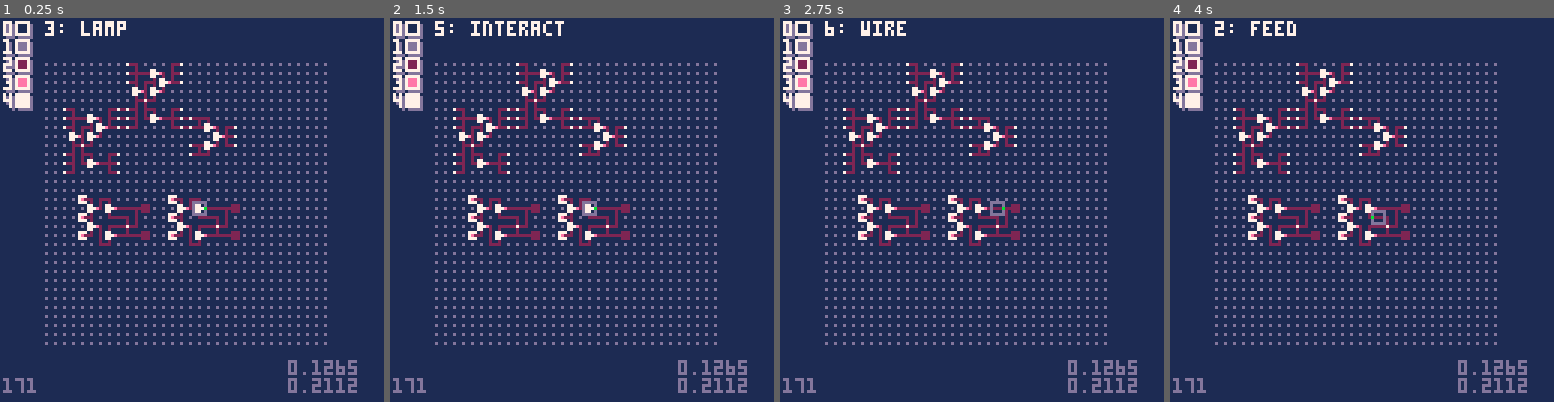
Above: before the commit, frames 1-4 (left to right).
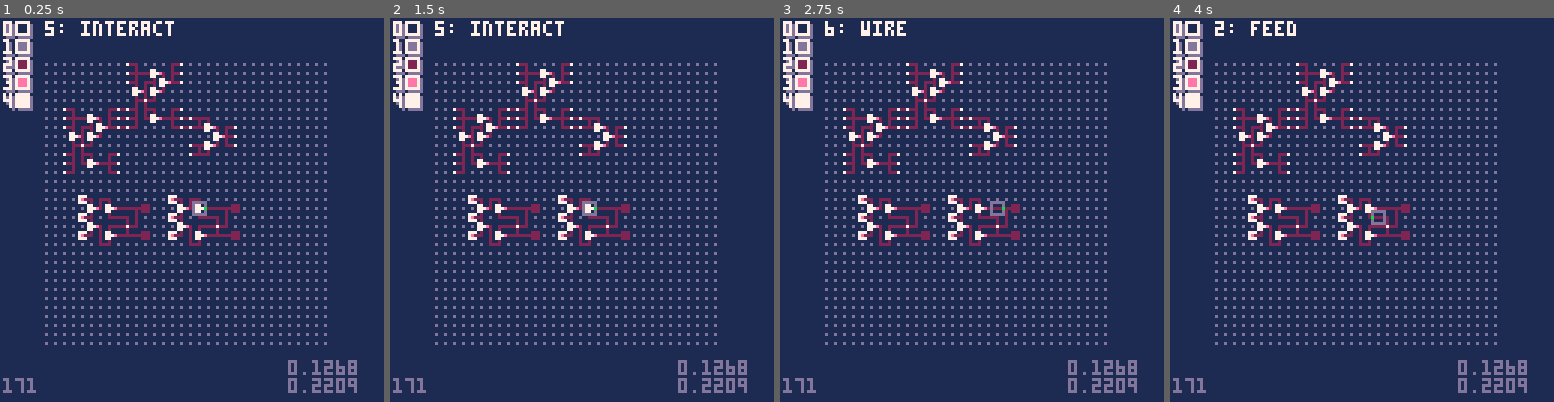
Above: after the commit, the same moments.

Repository: SestrenExsis/NANDGate
Game: PICO-8 cartridge nandgate.p8
Two runs of this game, one before a commit and one after it. Both use one fixed random seed, a clock stepped at 60 frames per second and the inputs below.
Inputs:
- Up to frame 1 (0.25 s): no input
- Up to frame 2 (1.5 s): tap X (X key) at 0.33, 1.07 s; tap O (Z key) at 0.7 s
- Up to frame 3 (2.75 s): hold Right 1.6-2.1 s; tap O (Z key) at 1.7, 2.1, 2.5 s; tap X (X key) at 1.85 s; hold Up 2.15-2.42 s; hold Right from 2.47 s (still down)
- Up to frame 4 (4 s): tap O (Z key) at 2.9, 3.3, 3.7 s; tap X (X key) at 2.97 s; release Right at 3.03 s; hold Left 3.08-3.58 s; hold Down 3.63-3.97 s

The runs differ from the first frame. In frame 1, 0.5% of the frame differs, in the area x 11-93%, y 0-98%; in frame 2, 0.1%; in frame 3, 0.1%; in frame 4, 0.1%.

Commit message:
Create DRAWDEVICE function

Diff:
--- a/nandgate.p8
+++ b/nandgate.p8
@@ -407,7 +407,7 @@
 		"nand",
 		"-"
 		}
-	_toolidx=3
+	_toolidx=5
 	_toolbox=false
 	_g=grid:new(32,32)
 	cmds={}
@@ -640,6 +640,94 @@
 	end
 end
 
+function drawdevice(
+	g,   -- grid         : table
+	idx, -- device index : number
+	dvc, -- device       : table
+	x,   -- screen x     : number
+	y    -- screen y     : number
+	)
+	local dvcn=dvc.name
+	if dvcn=="wire" then
+		local c=2
+		if dvc.ltik==_tick then
+			c=3
+		end
+		for out in all(dvc.outs) do
+			local d=_dirs[out]
+			local dx=d[1]
+			local dy=d[2]
+			line(
+				x,y,x+2*dx,y+2*dy,c
+			)
+		end
+	elseif dvcn=="flip" then
+		rect(x-1,y-1,x+1,y+1,4)
+		local c=2
+		if dvc.ltik==_tick then
+			c=3
+		end
+		for out in all(dvc.outs) do
+			local d=_dirs[out]
+			local dx=d[1]
+			local dy=d[2]
+			line(
+				x,y,x+2*dx,y+2*dy,c
+			)
+		end
+		c=2
+		if dvc.on then
+			c=3
+		end
+		pset(x,y,c)
+	elseif dvcn=="nand" then
+		rectfill(x-1,y-1,x,y+1,4)
+		pset(x+1,y,4)
+		local c=3
+		if #dvc.tiks==2 then
+			c=2
+		end
+		for out in all(dvc.outs) do
+			local d=_dirs[out]
+			local dx=d[1]
+			local dy=d[2]
+			pset(x+2*dx,y+2*dy,c)
+		end
+	elseif dvcn=="feed" then
+		pset(x,y,4)
+		local tk={0,0,0,0,0,0,0,0,0}
+		for out in all(dvc.tiks) do
+			tk[out]=1
+		end
+		for out in all(dvc.outs) do
+			local ndvc=g:device(
+				idx,out
+			)
+			if ndvc!=nil and out!=5 then
+				local c=2
+				local d=_dirs[out]
+				local dx=d[1]
+				local dy=d[2]
+				if tk[out]==1 then
+					c=3
+				end
+				line(
+					x+dx,y+dy,
+					x+2*dx,y+2*dy,c
+				)
+			end
+		end
+	elseif dvcn=="lamp" then
+		local c=2
+		if dvc.ltik==_tick then
+			c=3
+		end
+		rectfill(
+			x-1,y-1,x+1,y+1,c
+		)
+	end
+end
+
 function _draw()
 	cls(0)
 	-- draw palette
@@ -672,18 +760,7 @@
 		local dvc=_g.dat[idx]
 		local dvcn=dvc.name
 		if dvcn=="wire" then
-			local c=2
-			if dvc.ltik==_tick then
-				c=3
-			end
-			for out in all(dvc.outs) do
-				local d=_dirs[out]
-				local dx=d[1]
-				local dy=d[2]
-				line(
-					sx,sy,sx+2*dx,sy+2*dy,c
-				)
-			end
+			drawdevice(_g,idx,dvc,sx,sy)
 		else
 			add(todo,idx)
 		end
@@ -695,72 +772,7 @@
 		local sx=gx*3+_g.sx
 		local sy=gy*3+_g.sy
 		local dvc=_g.dat[idx]
-		local dvcn=dvc.name
-		if dvcn=="flip" then
-			rect(sx-1,sy-1,sx+1,sy+1,4)
-			local c=2
-			if dvc.ltik==_tick then
-				c=3
-			end
-			for out in all(dvc.outs) do
-				local d=_dirs[out]
-				local dx=d[1]
-				local dy=d[2]
-				line(
-					sx,sy,sx+2*dx,sy+2*dy,c
-				)
-			end
-			c=2
-			if dvc.on then
-				c=3
-			end
-			pset(sx,sy,c)
-		elseif dvcn=="nand" then
-			rectfill(sx-1,sy-1,sx,sy+1,4)
-			pset(sx+1,sy,4)
-			local c=3
-			if #dvc.tiks==2 then
-				c=2
-			end
-			for out in all(dvc.outs) do
-				local d=_dirs[out]
-				local dx=d[1]
-				local dy=d[2]
-				pset(sx+2*dx,sy+2*dy,c)
-			end
-		elseif dvcn=="feed" then
-			pset(sx,sy,4)
-			local tk={0,0,0,0,0,0,0,0,0}
-			for out in all(dvc.tiks) do
-				tk[out]=1
-			end
-			for out in all(dvc.outs) do
-				local ndvc=_g:device(
-					idx,out
-				)
-				if ndvc!=nil and out!=5 then
-					local c=2
-					local d=_dirs[out]
-					local dx=d[1]
-					local dy=d[2]
-					if tk[out]==1 then
-						c=3
-					end
-					line(
-						sx+dx,sy+dy,
-						sx+2*dx,sy+2*dy,c
-					)
-				end
-			end
-		elseif dvcn=="lamp" then
-			local c=2
-			if dvc.ltik==_tick then
-				c=3
-			end
-			rectfill(
-				sx-1,sy-1,sx+1,sy+1,c
-			)
-		end
+		drawdevice(_g,idx,dvc,sx,sy)
 	end
 	-- draw cursor
 	local sx=_g.x*3+_g.sx
